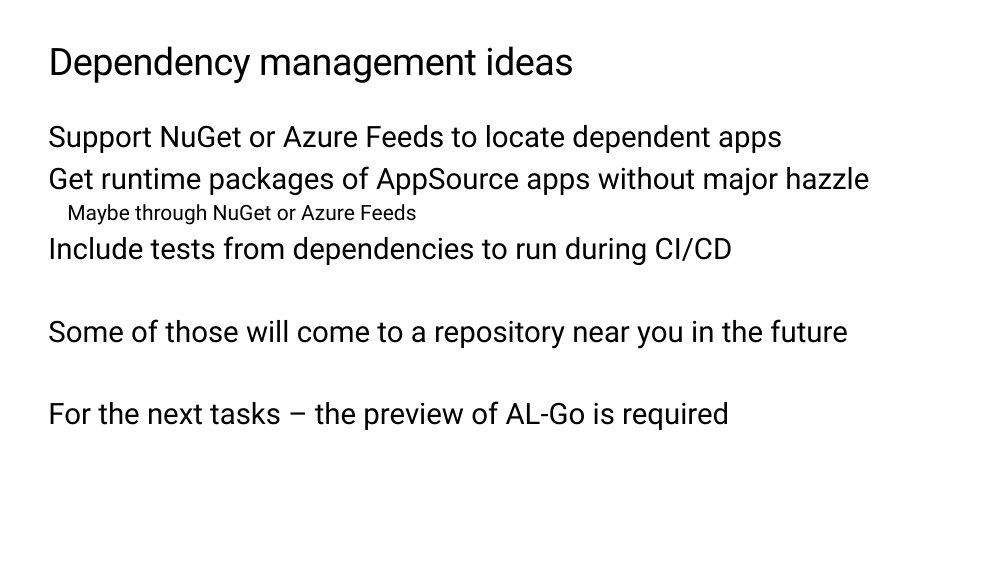
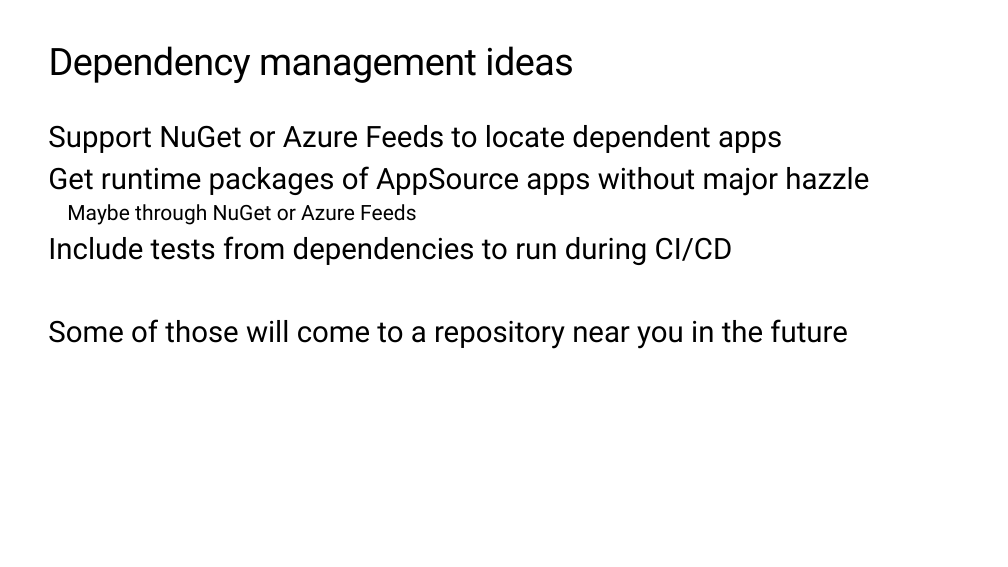
Before and after one commit to microsoft/AL-Go, a slide deck: slide 58 of Workshop/AL-Go for GitHub Workshop.pptx (slide 59 before the commit). Drawn at 1008x567 pixels with LibreOffice and Linux fonts; fonts in the diff are those of the drawing; background and template pictures are left out. Boxes give left, top, right and bottom in pixels: in the first picture for what was removed or moved away, otherwise in the second. Text is boxed around its words. In the diff, an @@ line names an element or a change of style, - is before the commit and + after.

```diff
--- a/Workshop/AL-Go for GitHub Workshop.pptx
+++ b/Workshop/AL-Go for GitHub Workshop.pptx
@@ text at <box>48,401,729,430</box>: paragraph removed @@
-For the next tasks – the preview of AL-Go is required
```
Also in this commit, not shown: 3 other slides changed, 2 other files.
